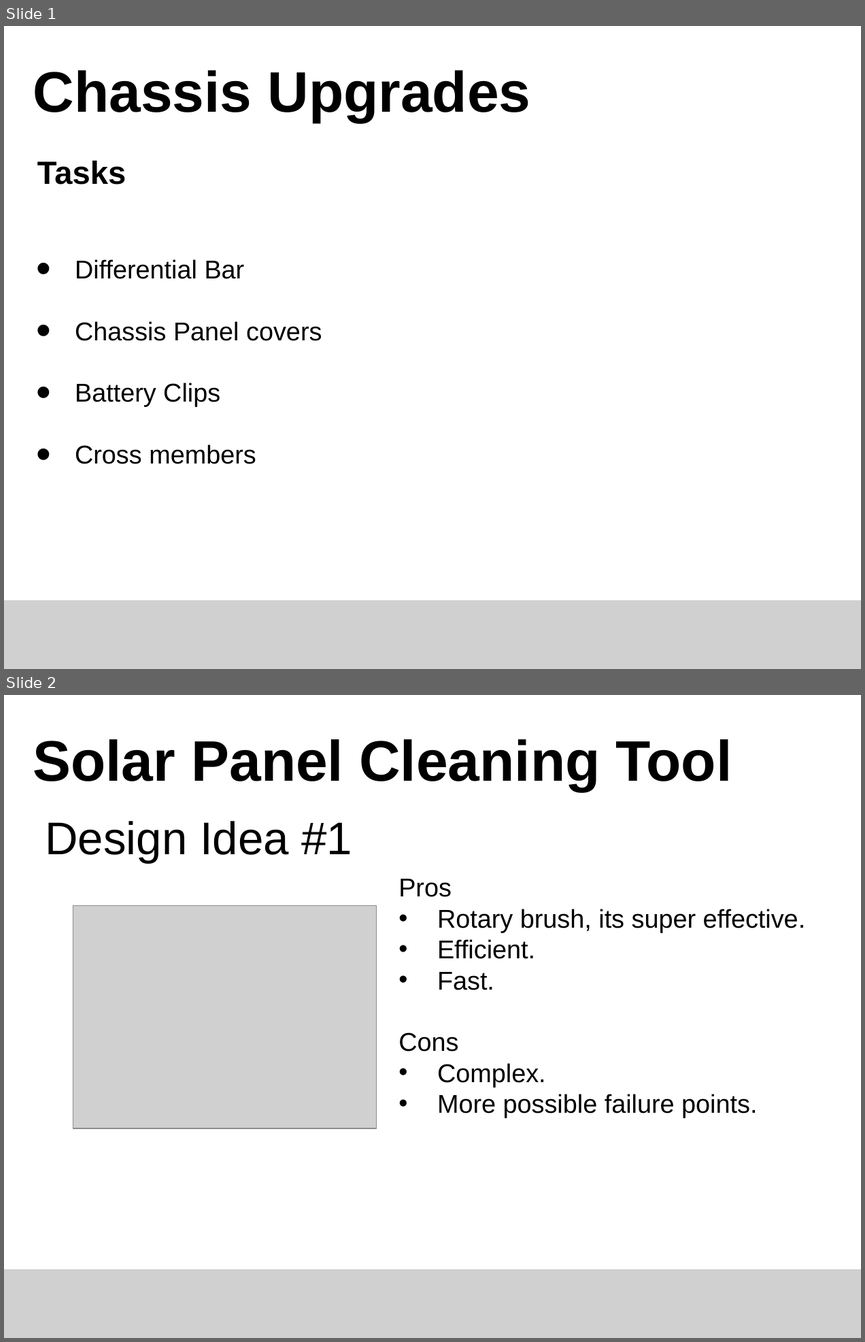
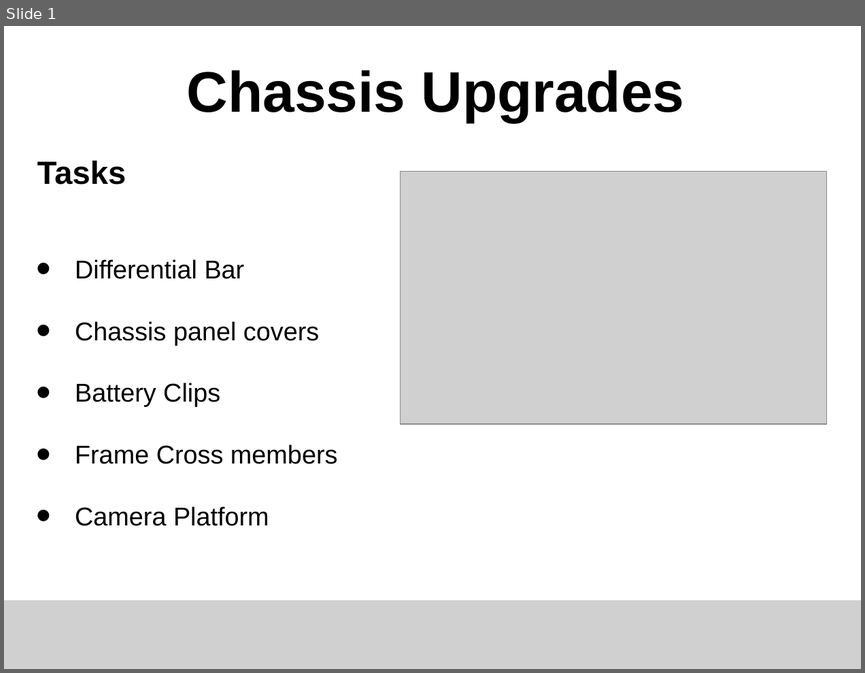
Before and after one commit to ISU-MAVRIC/MAVRIC_Hardware, a slide deck: MAVRIC Midterm Design Powerpoint/MAVRIC14 Jeffrey Kyle Chassis Midterm Design Review.pptx. Shown one above the other, each under a label of ours: slides 1 and 2 before the commit, slide 1 after it. The pictures are 865x1342 and 865x673 pixels, drawn with LibreOffice and Linux fonts; fonts in the diff are those of the drawing; grey boxes stand for pictures. Boxes give left, top, right and bottom in pixels: in the first picture for what was removed or moved away, otherwise in the second. Text is boxed around its words. In the diff, an @@ line names an element or a change of style, - is before the commit and + after.

```diff
--- a/MAVRIC Midterm Design Powerpoint/MAVRIC14 Jeffrey Kyle Chassis Midterm Design Review.pptx
+++ b/MAVRIC Midterm Design Powerpoint/MAVRIC14 Jeffrey Kyle Chassis Midterm Design Review.pptx
@@ slide 2 removed at (x1=4, y1=695, x2=861, y2=1338), background #FFFFFF @@
@@ text removed at (x1=33, y1=739, x2=732, y2=791) @@
-Solar Panel Cleaning Tool
@@ title removed at (x1=45, y1=821, x2=352, y2=863) @@
-Design Idea #1
@@ text removed at (x1=398, y1=879, x2=806, y2=1117) @@
-Pros
-• Rotary brush, its super effective.
-• Efficient.
-• Fast.
-Cons
-• Complex.
-• More possible failure points.
@@ picture removed at (x1=73, y1=906, x2=377, y2=1128) @@
@@ picture removed at (x1=4, y1=1269, x2=861, y2=1338) @@
@@ slide 1 changed as well @@
@@ title "Chassis Upgrades" at (x1=187, y1=70, x2=685, y2=123): alignment left to centre @@
@@ picture added at (x1=400, y1=172, x2=827, y2=424) @@
@@ text at (x1=75, y1=321, x2=319, y2=345): text changed @@
-• Chassis Panel covers
+• Chassis panel covers
@@ text at (x1=75, y1=444, x2=338, y2=526): text changed @@
-• Cross members
+• Frame Cross members
+• Camera Platform
```
Also in this commit, not shown: 3 slides added, 2 other slides removed, 1 other file.
